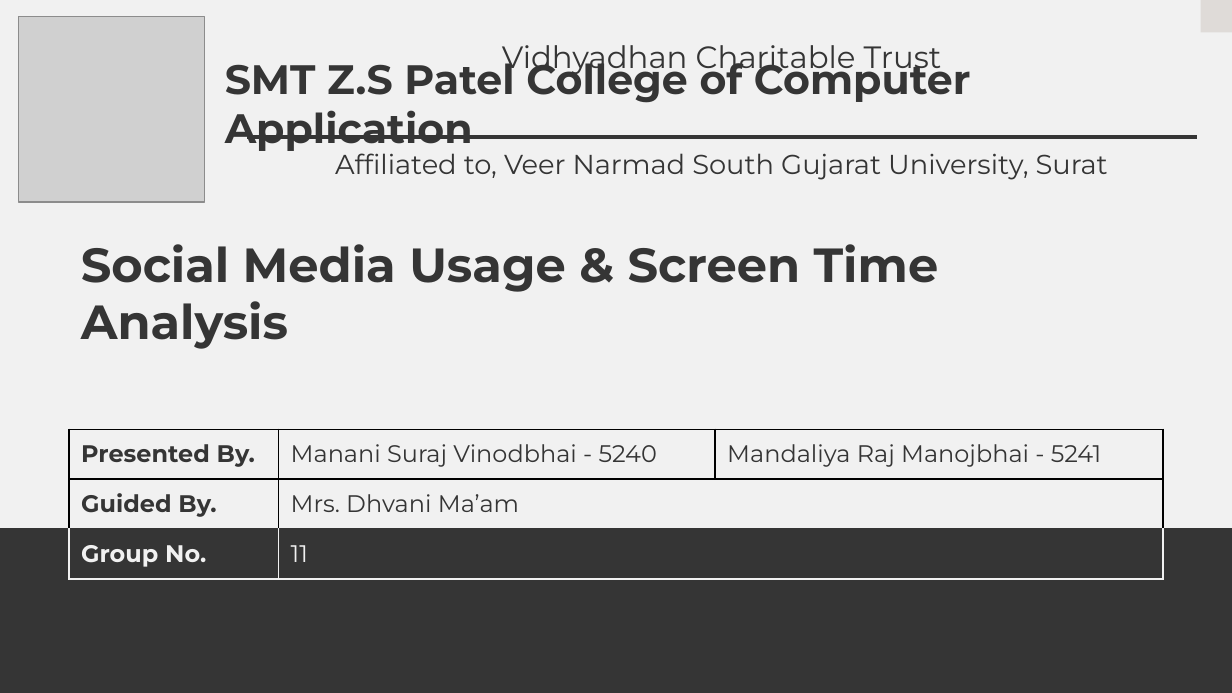
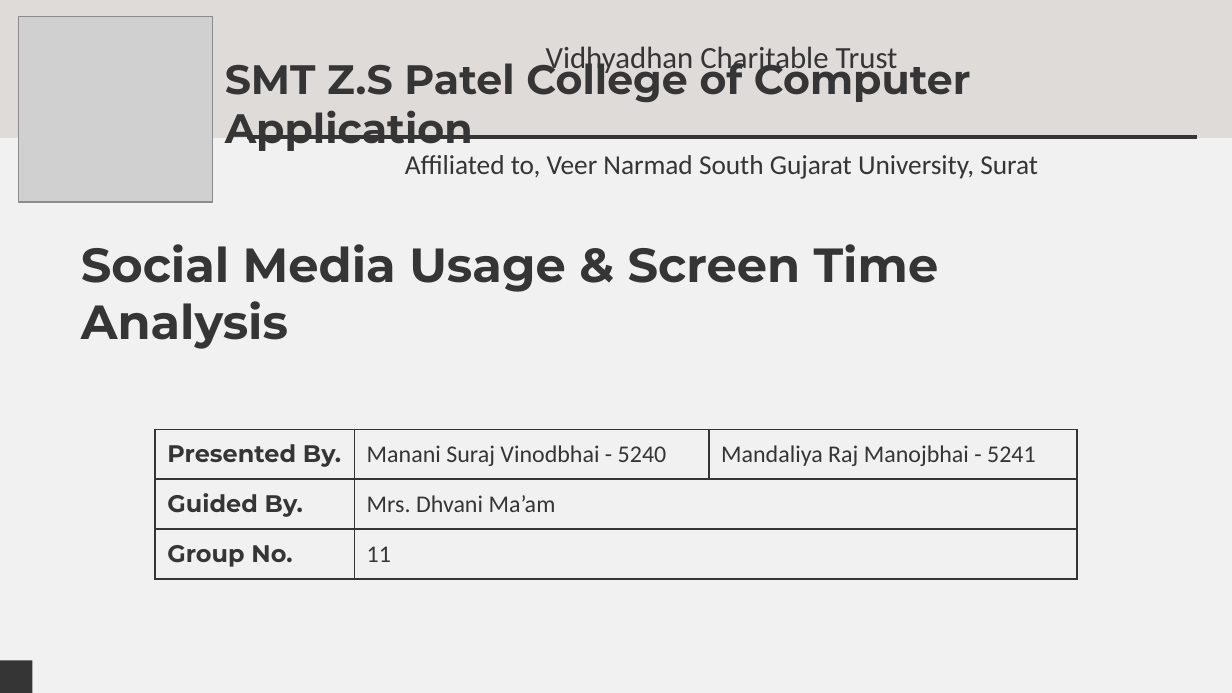
Before and after one commit to Suraj-0228/Python_Project, a slide deck: slide 1 of Report/Social Media PPT.pptx. Drawn at 1232x693 pixels with LibreOffice and Linux fonts; fonts in the diff are those of the drawing; grey boxes stand for pictures. Boxes give left, top, right and bottom in pixels: in the first picture for what was removed or moved away, otherwise in the second. Text is boxed around its words. In the diff, an @@ line names an element or a change of style, - is before the commit and + after.

Commit message:
Made a Changes in PPT...

```diff
--- a/Report/Social Media PPT.pptx
+++ b/Report/Social Media PPT.pptx
@@ rectangle added at (x1=0, y1=0, x2=1232, y2=137), fill #DFDBD8, outline #DFDBD8 0.75 pt @@
@@ picture resized from (x1=18, y1=16, x2=205, y2=202) to (x1=18, y1=16, x2=212, y2=202) @@
@@ rectangle removed at (x1=1201, y1=0, x2=1232, y2=32) @@
@@ text "Vidhyadhan Charitable Trust" at (x1=546, y1=46, x2=898, y2=77): font Montserrat to Calibri @@
@@ text "Vidhyadhan Charitable Trust" moved from (x1=502, y1=45, x2=942, y2=76) to (x1=546, y1=46, x2=898, y2=77) @@
@@ text "Affiliated to, Veer Narmad South ..." moved from (x1=335, y1=153, x2=1108, y2=180) to (x1=405, y1=155, x2=1038, y2=179) @@
@@ text "Affiliated to, Veer Narmad South ..." at (x1=405, y1=155, x2=1038, y2=179): font Montserrat to Calibri @@
@@ table at (x1=155, y1=429, x2=1078, y2=579) @@
@@ font Montserrat to Calibri in "Manani Suraj Vinodbhai - 5240", "Mandaliya Raj Manojbhai - 5241", "Mrs. Dhvani Ma’am", "11" @@
@@ text colour #F1F1F1 to #353535 in "Group No.", "11" @@
@@ borders changed @@
@@ table resized from (x1=69, y1=429, x2=1163, y2=579) to (x1=155, y1=429, x2=1078, y2=579) @@
@@ rectangle removed at (x1=0, y1=529, x2=1232, y2=692) @@
@@ rectangle added at (x1=0, y1=660, x2=32, y2=692), fill #353535 @@
```
Also in this commit, not shown: 7 other slides changed, 1 other file.
